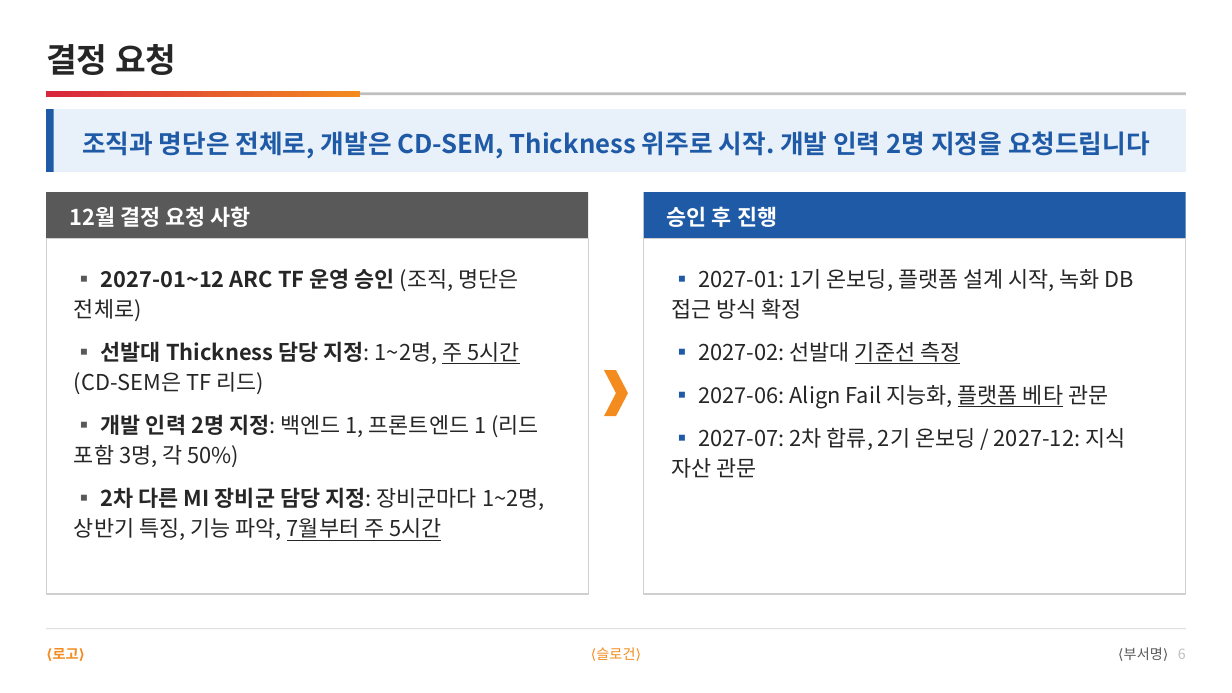
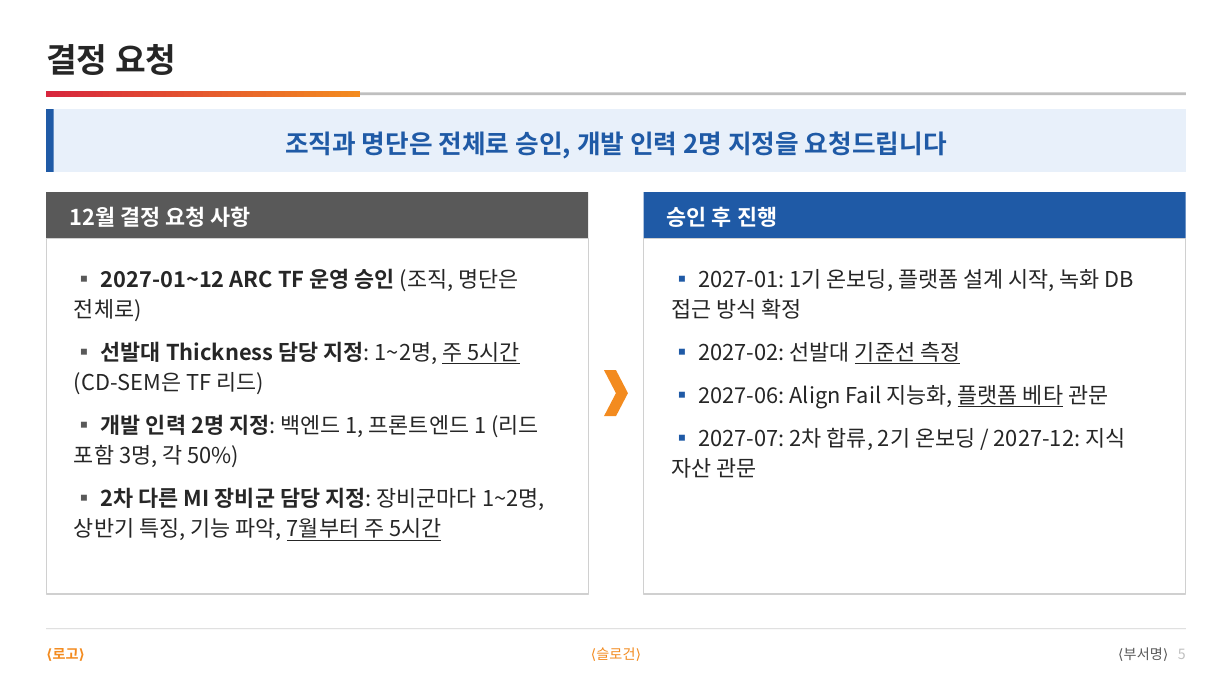
Before and after one commit to DarrenKoi/pm_notes, a slide deck: slide 5 of my-task/arc-tf/deliverables/arc-tf-exec-summary.pptx (slide 6 before the commit). Drawn at 1232x693 pixels with LibreOffice and Linux fonts; fonts in the diff are those of the drawing. Boxes give left, top, right and bottom in pixels: in the first picture for what was removed or moved away, otherwise in the second. Text is boxed around its words. In the diff, an @@ line names an element or a change of style, - is before the commit and + after.

```diff
--- a/my-task/arc-tf/deliverables/arc-tf-exec-summary.pptx
+++ b/my-task/arc-tf/deliverables/arc-tf-exec-summary.pptx
@@ text at [285,131,947,159]: text changed @@
-조직과 명단은 전체로, 개발은 CD-SEM, Thickness 위주로 시작. 개발 인력 2명 지정을 요청드립니다
+조직과 명단은 전체로 승인, 개발 인력 2명 지정을 요청드립니다
```
Also in this commit, not shown: 1 slide removed, 5 other files.
